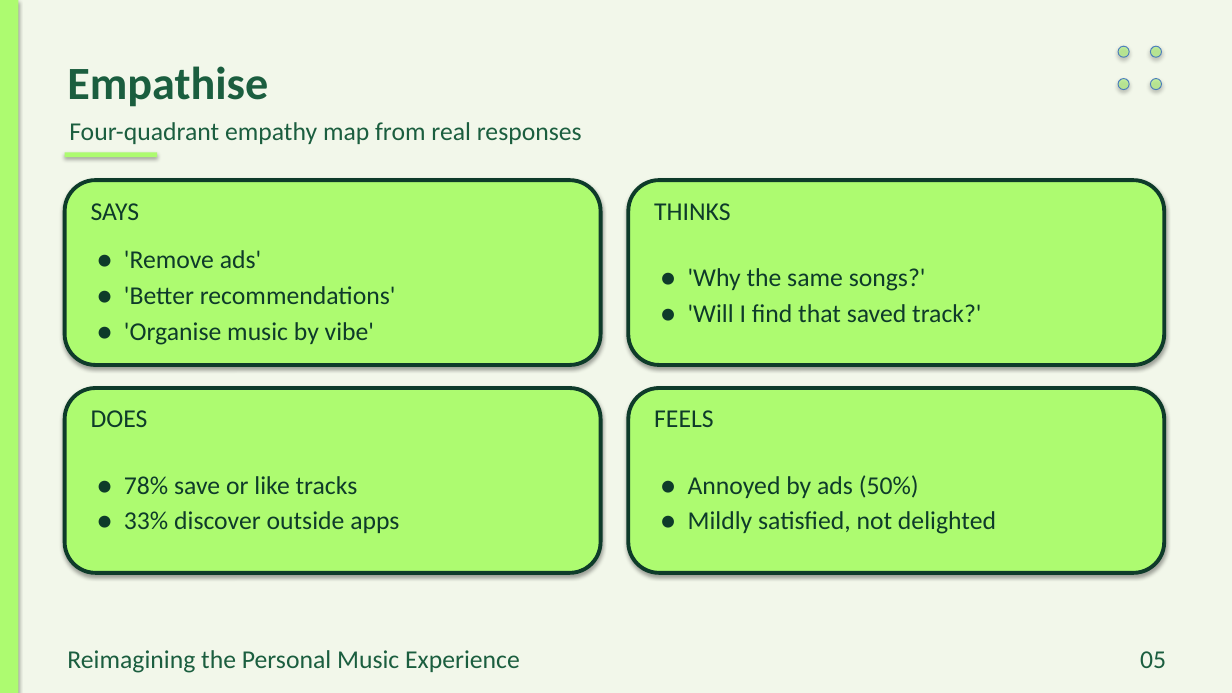
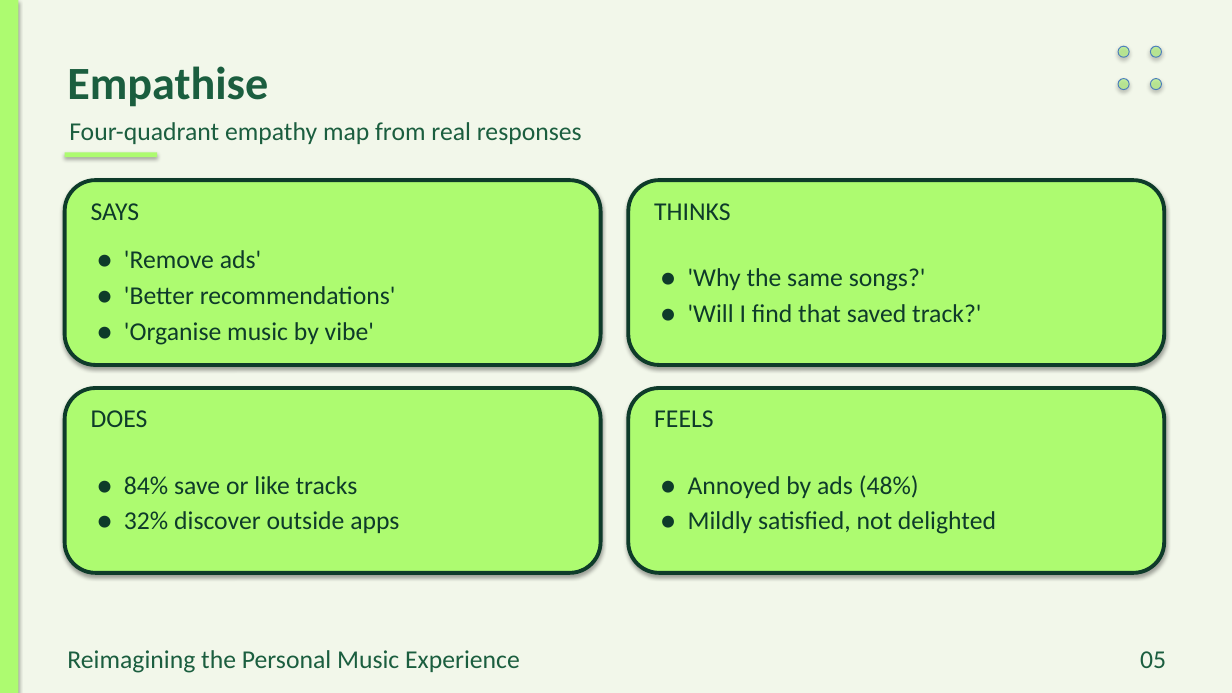
Before and after one commit to preet-kamdar/design-thinking-sem3, a slide deck: slide 5 of docs/Presentation.pptx. Drawn at 1232x693 pixels with LibreOffice and Linux fonts; fonts in the diff are those of the drawing. Boxes give left, top, right and bottom in pixels: in the first picture for what was removed or moved away, otherwise in the second. Text is boxed around its words. In the diff, an @@ line names an element or a change of style, - is before the commit and + after.

```diff
--- a/docs/Presentation.pptx
+++ b/docs/Presentation.pptx
@@ text at box(124, 476, 399, 533): text changed @@
-● 78% save or like tracks
-● 33% discover outside apps
+● 84% save or like tracks
+● 32% discover outside apps
@@ text at box(688, 475, 919, 498): text changed @@
-● Annoyed by ads (50%)
+● Annoyed by ads (48%)
```
Also in this commit, not shown: 13 other slides changed, 17 other files.
